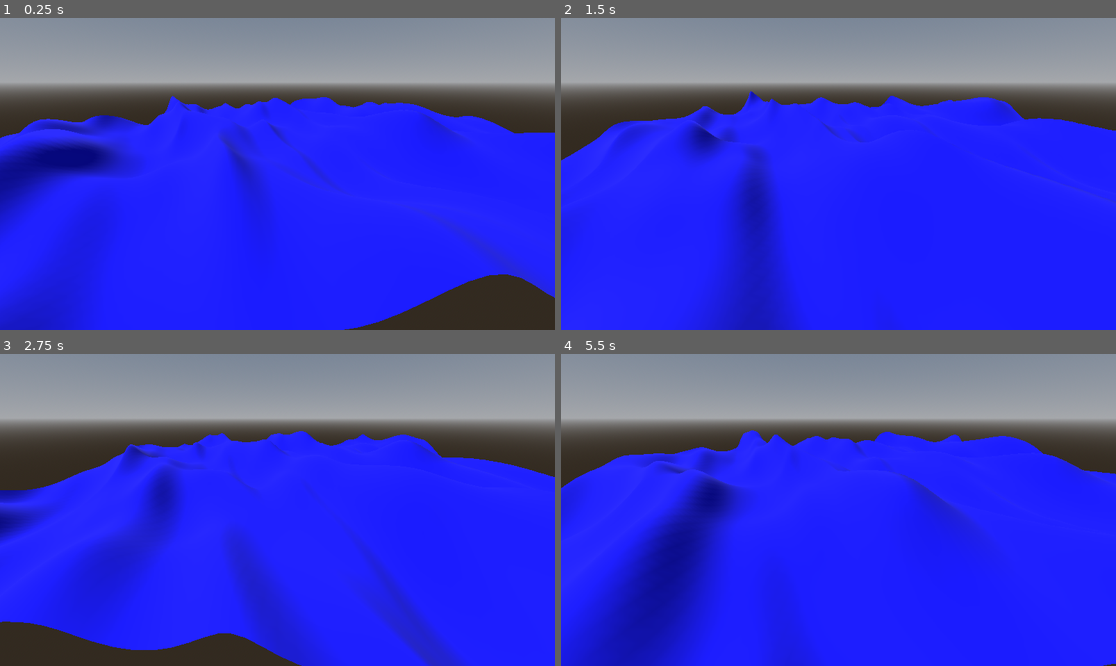
Above: before the commit, frames 1-4 (two rows, left to right).
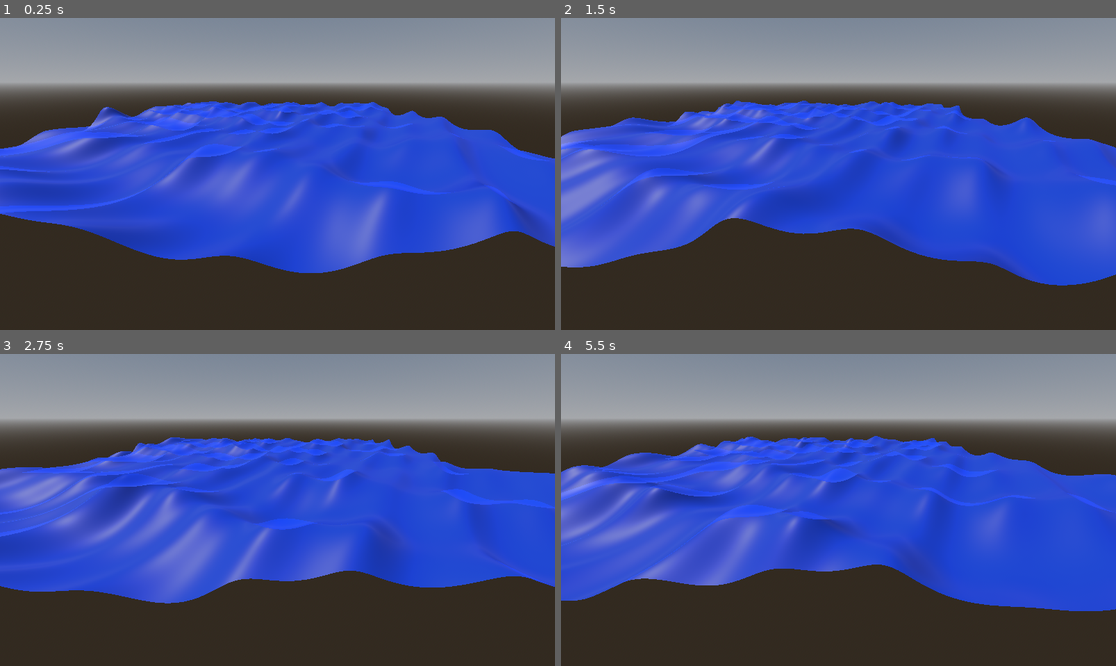
Above: after the commit, the same moments.

Repository: armedturret/Godot-Wave-Simulation
Game: Godot game, scene res://scenes/gerstner_ocean.tscn
The game is run twice, just before and just after one commit, with the same random seed, the same clock (stepped at 60 frames per second) and the same inputs.
Inputs:
- Up to frame 1 (0.25 s): no input
- Up to frame 2 (1.5 s): no input
- Up to frame 3 (2.75 s): no input
- Up to frame 4 (5.5 s): no input

The runs differ from the first frame. In frame 1, 66% of the frame differs, in the area x 0-100%, y 24-100%; in frame 2, 70%, in the area x 0-100%, y 23-100%; in frame 3, 65%; in frame 4, 70%.

Commit message:
Made waves way more reflective

Diff:
--- /dev/null
+++ b/materials/ocean_material.tres
@@ -0,0 +1,16 @@
+[gd_resource type="ShaderMaterial" format=3 uid="uid://c1vjmg5gwatjd"]
+
+[ext_resource type="Shader" uid="uid://csfe4if7i3y3p" path="res://shaders/ocean_gerstner.gdshader" id="1_d52ye"]
+
+[resource]
+render_priority = 0
+shader = ExtResource("1_d52ye")
+shader_parameter/steepness = 1.0
+shader_parameter/amp = Array[float]([0.5202942219934082, 0.4072135807868803, 0.26185205194402233, 0.15666752847066773, 0.17736304110324747, 0.36008112745069587, 0.5881363680586565, 0.5770856908015594, 0.17050189968184642, 0.39399802578124, 0.4155982385347463, 0.49967874976469784])
+shader_parameter/wave_dirs = Array[Vector2]([Vector2(-0.5476041, 0.8367376), Vector2(0.85930294, 0.511467), Vector2(0.8973736, -0.4412715), Vector2(-0.5283125, 0.84905), Vector2(-0.9736204, -0.2281738), Vector2(-0.45757937, 0.8891688), Vector2(-0.3662447, 0.93051857), Vector2(-0.84330875, -0.5374294), Vector2(-0.62255, -0.78258), Vector2(0.87993604, -0.47509223), Vector2(0.89067644, 0.4546377), Vector2(-0.27058384, -0.96269643)])
+shader_parameter/wave_lens = Array[float]([21.796501489629385, 7.682982803358674, 17.427464732779754, 24.966129466867542, 11.00122937013043, 16.079978651390995, 17.44255979019418, 29.409330165914245, 28.61609223568487, 30.18730949476389, 14.31140097719342, 15.972183007687097])
+shader_parameter/phases = Array[float]([6.074015522890889, 4.0649244633728285, 3.9309511785052087, 0.8225460277744674, 1.218032993460534, 0.0856721344207455, 1.5794054610423565, 4.357956375271338, 2.1372943489060394, 3.568528615739536, 2.713465487978551, 0.8980628130014766])
+shader_parameter/albedo = Color(0, 0.27058825, 1, 1)
+shader_parameter/alpha = 0.8
+shader_parameter/roughness = 0.5
+shader_parameter/metallic = 0.0
--- a/scenes/gerstner_ocean.tscn
+++ b/scenes/gerstner_ocean.tscn
@@ -1,6 +1,6 @@
 [gd_scene format=3 uid="uid://di60ffgcypgw4"]
 
-[ext_resource type="Shader" uid="uid://csfe4if7i3y3p" path="res://shaders/ocean_gerstner.gdshader" id="1_6p1gb"]
+[ext_resource type="Material" uid="uid://c1vjmg5gwatjd" path="res://materials/ocean_material.tres" id="1_co4yx"]
 [ext_resource type="Script" uid="uid://c4mx012ggauhw" path="res://scripts/ocean_generator.gd" id="2_co4yx"]
 
 [sub_resource type="ProceduralSkyMaterial" id="ProceduralSkyMaterial_6p1gb"]
@@ -14,17 +14,8 @@
 
 [sub_resource type="PlaneMesh" id="PlaneMesh_d0soh"]
 size = Vector2(100, 100)
-subdivide_width = 128
-subdivide_depth = 128
-
-[sub_resource type="ShaderMaterial" id="ShaderMaterial_co4yx"]
-render_priority = 0
-shader = ExtResource("1_6p1gb")
-shader_parameter/steepness = 1.0
-shader_parameter/amp = Array[float]([1.3391991011373239, 0.7019056752072096, 0.00867527106404194, 0.36998793457111373, 0.17177193930769988, 0.029485334665663325, 1.0757750264697339, 0.4395909692567054, 2.244607578755099, 0.3270690973136412, 0.3705355521539405, 0.38958741194214547])
-shader_parameter/wave_dirs = Array[Vector2]([Vector2(-0.35374013, 0.93534374), Vector2(0.9670243, -0.25468397), Vector2(-0.2920397, -0.9564062), Vector2(-0.9990626, -0.043289285), Vector2(-0.6650306, 0.74681616), Vector2(-0.8333323, -0.55277234), Vector2(0.86157453, -0.50763106), Vector2(-0.41671565, -0.9090369), Vector2(-0.82514995, 0.56491375), Vector2(0.9208694, -0.38987118), Vector2(-0.8870724, -0.4616304), Vector2(0.99353594, 0.11351813)])
-shader_parameter/wave_lens = Array[float]([29.873368966621218, 10.968443330815212, 15.961032487630082, 23.009013527999777, 17.408281766365366, 7.909002632441486, 19.24054557846115, 23.557318609962003, 28.49688343769021, 6.939335787721572, 16.260691352189827, 32.600839389388554])
-shader_parameter/phases = Array[float]([5.110306921612878, 1.9107251247008055, 2.5192777001205093, 0.22850695341698216, 1.1545469749356037, 5.031853055808764, 2.0740168072098393, 2.453085018622469, 3.5498166644010167, 4.447577256358659, 2.720187923469023, 1.9147281585058569])
+subdivide_width = 256
+subdivide_depth = 256
 
 [node name="GerstnerOcean" type="Node3D" unique_id=192684016]
 
@@ -36,9 +27,10 @@
 transform = Transform3D(0.8531412, 2.280336e-08, -0.52168006, 0.52167994, -3.729199e-08, 0.8531413, -1.2442647e-15, -1, -4.3711402e-08, 0, 30.442127, 0)
 
 [node name="MeshInstance3D" type="MeshInstance3D" parent="." unique_id=1303851496]
-transform = Transform3D(0.99998915, -0.0037763077, -0.0027200247, 0.0037769545, 0.99999285, 0.00023294859, 0.0027191264, -0.00024321013, 0.9999963, 4.4687395, 0, 5.482691)
+transform = Transform3D(0.99998915, -0.0037763077, -0.0027200247, 0.0037769545, 0.99999285, 0.00023294859, 0.0027191264, -0.00024321013, 0.9999963, 0, 0, 0)
 mesh = SubResource("PlaneMesh_d0soh")
-surface_material_override/0 = SubResource("ShaderMaterial_co4yx")
+surface_material_override/0 = ExtResource("1_co4yx")
 script = ExtResource("2_co4yx")
 min_wavelen = 3.0
-max_wavelen = 35.0
+max_wavelen = 32.0
+max_amplitude = 0.6
--- a/scripts/ocean_generator.gd
+++ b/scripts/ocean_generator.gd
@@ -6,6 +6,8 @@
 @export var wave_count: int = 12
 @export var min_wavelen: float = 1.0
 @export var max_wavelen: float = 50.0
+@export var min_amplitude: float = 0.1
+@export var max_amplitude: float = 0.5
 
 @export_tool_button("Generate Ocean Params", "Path3D")
 var generate_ocean_tool_button: Callable = regenerate_ocean_params
@@ -26,9 +28,7 @@
 		# Cap for now
 		var wave_len := randf_range(min_wavelen, max_wavelen)
 		var wave_dir := randf_range(0, 2.0 * PI)
-		var k := 2 * PI / wave_len
-		var max_amp := 1.0 / k
-		var amp := randf_range(0.001 * max_amp, max_amp * 0.5)
+		var amp := randf_range(min_amplitude, max_amplitude)
 		amplitudes.append(amp)
 		wave_dirs.append(Vector2(cos(wave_dir), sin(wave_dir)))
 		wave_lens.append(wave_len)
--- a/shaders/ocean_gerstner.gdshader
+++ b/shaders/ocean_gerstner.gdshader
@@ -4,12 +4,21 @@
 const int WAVE_COUNT = 12;
 const float G = 9.8f;
 
+group_uniforms WaveParams;
 uniform float steepness : hint_range(0.001, 1.0, 0.001);
 
+group_uniforms WaveArrays;
 uniform float amp[WAVE_COUNT];
 uniform vec2 wave_dirs[WAVE_COUNT];
 uniform float wave_lens[WAVE_COUNT];
 uniform float phases[WAVE_COUNT];
+
+group_uniforms VisualSettings;
+uniform vec3 albedo : source_color = vec3(1.0f);
+uniform float alpha = 1.0f;
+uniform float roughness = 0.0f;
+uniform float metallic = 0.0f;
+
 
 void vertex() {
 	// This notation is confusing, but used in the tessendorf paper
@@ -61,7 +70,10 @@
 }
 
 void fragment() {
-	ALBEDO = vec3(0.0f, 0.0f, 1.0f);
+	ALBEDO = albedo;
+	ALPHA = alpha;
+	ROUGHNESS = roughness;
+	METALLIC = metallic;
 }
 
 //void light() {
